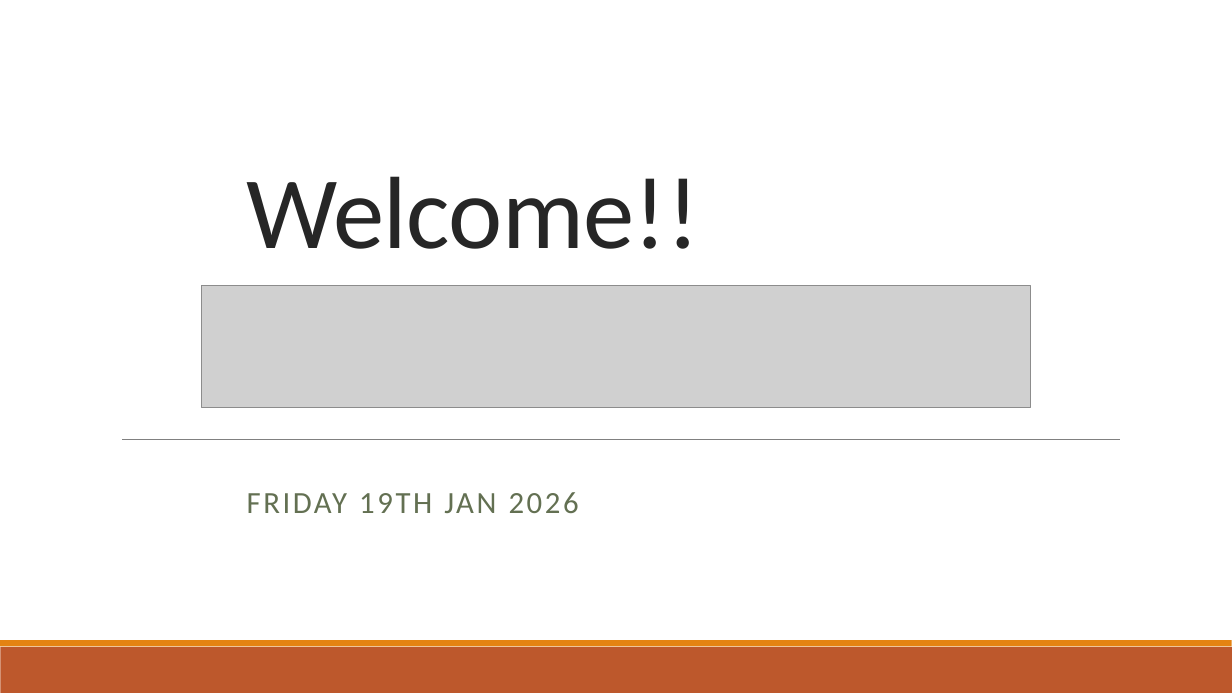
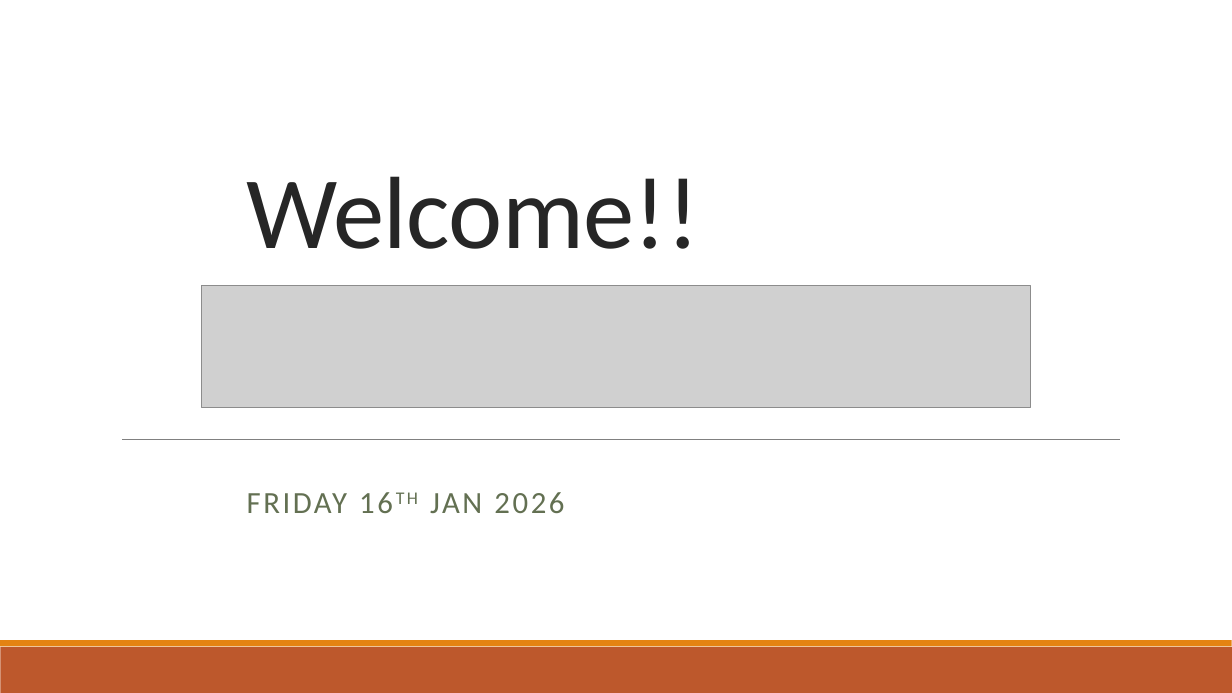
Before and after one commit to setu-comp-sci-2025/computer-systems-networks, a slide deck: slide 1 of admin/Jan2026_IntroPresentation.pptx. Drawn at 1232x693 pixels with LibreOffice and Linux fonts; fonts in the diff are those of the drawing; grey boxes stand for pictures. Boxes give left, top, right and bottom in pixels: in the first picture for what was removed or moved away, otherwise in the second. Text is boxed around its words. In the diff, an @@ line names an element or a change of style, - is before the commit and + after.

```diff
--- a/admin/Jan2026_IntroPresentation.pptx
+++ b/admin/Jan2026_IntroPresentation.pptx
@@ subtitle at (x1=247, y1=492, x2=564, y2=513): text changed @@
-FRIDAY 19TH JAN 2026
+FRIDAY 16TH JAN 2026
```
Also in this commit, not shown: 1 other slide changed, 10 other files.
